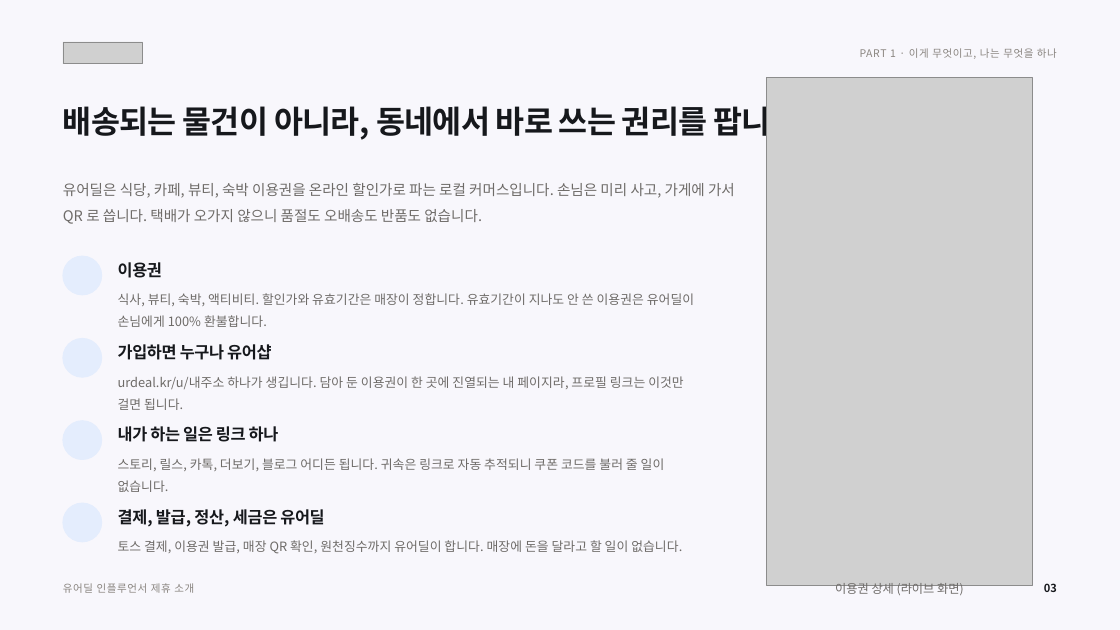
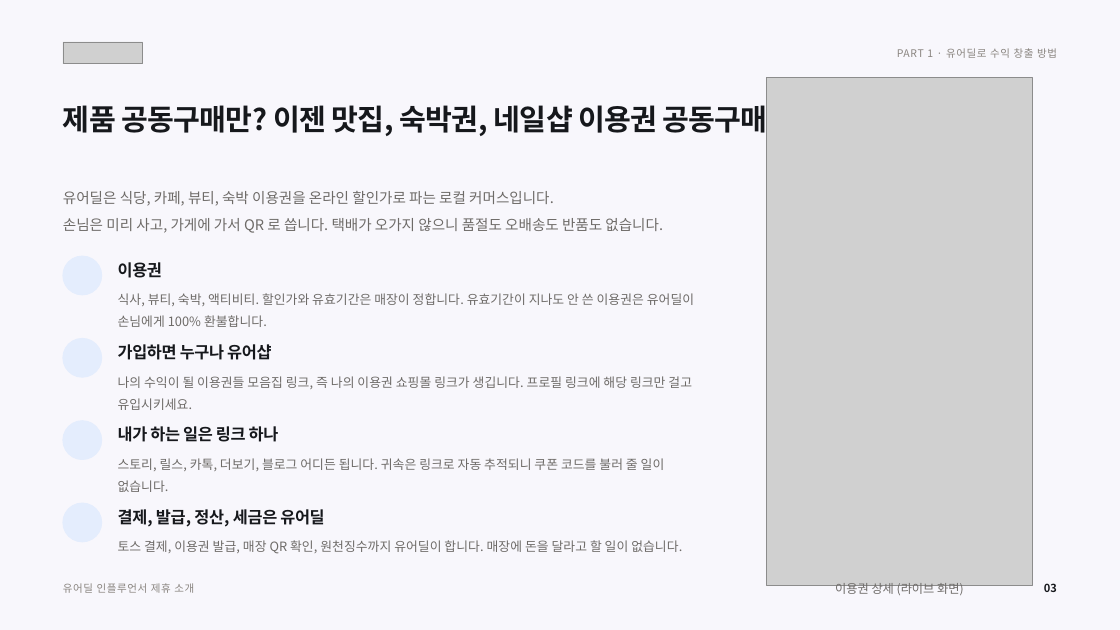
Before and after one commit to tobe2111/ur-live, a slide deck: slide 4 of docs/business/proposals/urdeal-influencer-deck.pptx. Drawn at 1120x630 pixels with LibreOffice and Linux fonts; fonts in the diff are those of the drawing; grey boxes stand for pictures; background and template pictures are left out. Boxes give left, top, right and bottom in pixels: in the first picture for what was removed or moved away, otherwise in the second. Text is boxed around its words. In the diff, an @@ line names an element or a change of style, - is before the commit and + after.

```diff
--- a/docs/business/proposals/urdeal-influencer-deck.pptx
+++ b/docs/business/proposals/urdeal-influencer-deck.pptx
@@ text at [897,48,1057,58]: text changed @@
-PART 1 · 이게 무엇이고, 나는 무엇을 하나
+PART 1 · 유어딜로 수익 창출 방법
@@ text at [63,101,778,138]: text changed; size 27 to 25 pt @@
-배송되는 물건이 아니라, 동네에서 바로 쓰는 권리를 팝니다.
+제품 공동구매만? 이젠 맛집, 숙박권, 네일샵 이용권 공동구매!
@@ text at [63,191,663,233]: text changed @@
-유어딜은 식당, 카페, 뷰티, 숙박 이용권을 온라인 할인가로 파는 로컬 커머스입니다. 손님은 미리 사고, 가게에 가서 QR 로 씁니다. 택배가 오가지 않으니 품절도 오배송도 반품도 없습니다.
+유어딜은 식당, 카페, 뷰티, 숙박 이용권을 온라인 할인가로 파는 로컬 커머스입니다.
+손님은 미리 사고, 가게에 가서 QR 로 씁니다. 택배가 오가지 않으니 품절도 오배송도 반품도 없습니다.
@@ text at [118,376,692,410]: text changed @@
-urdeal.kr/u/내주소 하나가 생깁니다. 담아 둔 이용권이 한 곳에 진열되는 내 페이지라, 프로필 링크는 이것만 걸면 됩니다.
+나의 수익이 될 이용권들 모음집 링크, 즉 나의 이용권 쇼핑몰 링크가 생깁니다. 프로필 링크에 해당 링크만 걸고 유입시키세요.
```
Also in this commit, not shown: 19 other slides changed, 9 other files.
